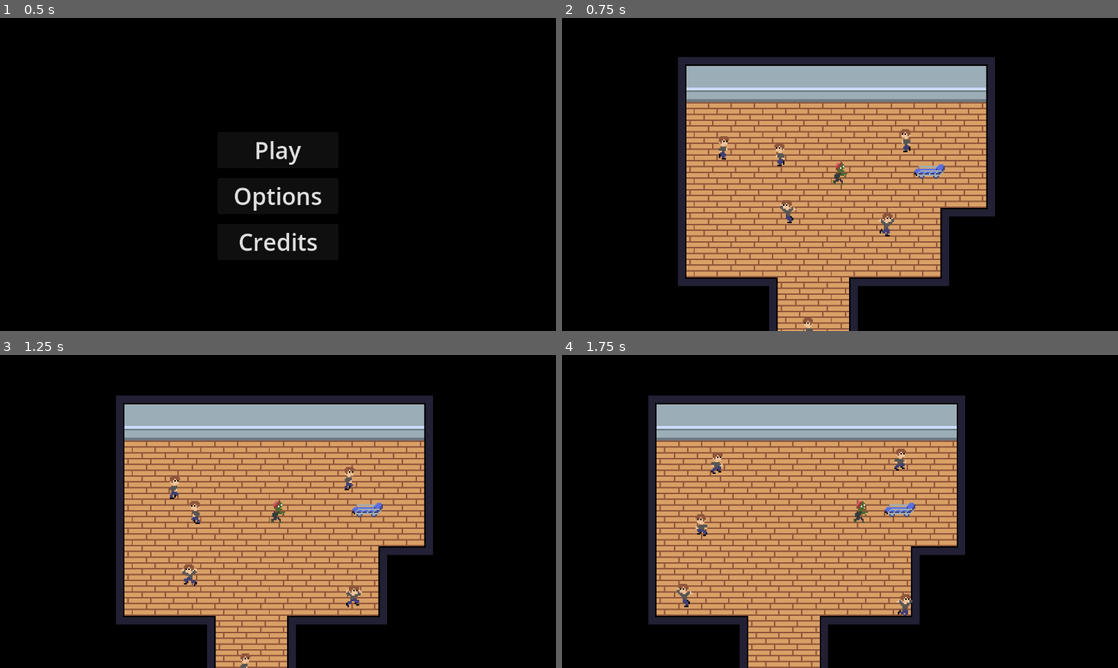
Above: before the commit, frames 1-4 (two rows, left to right).
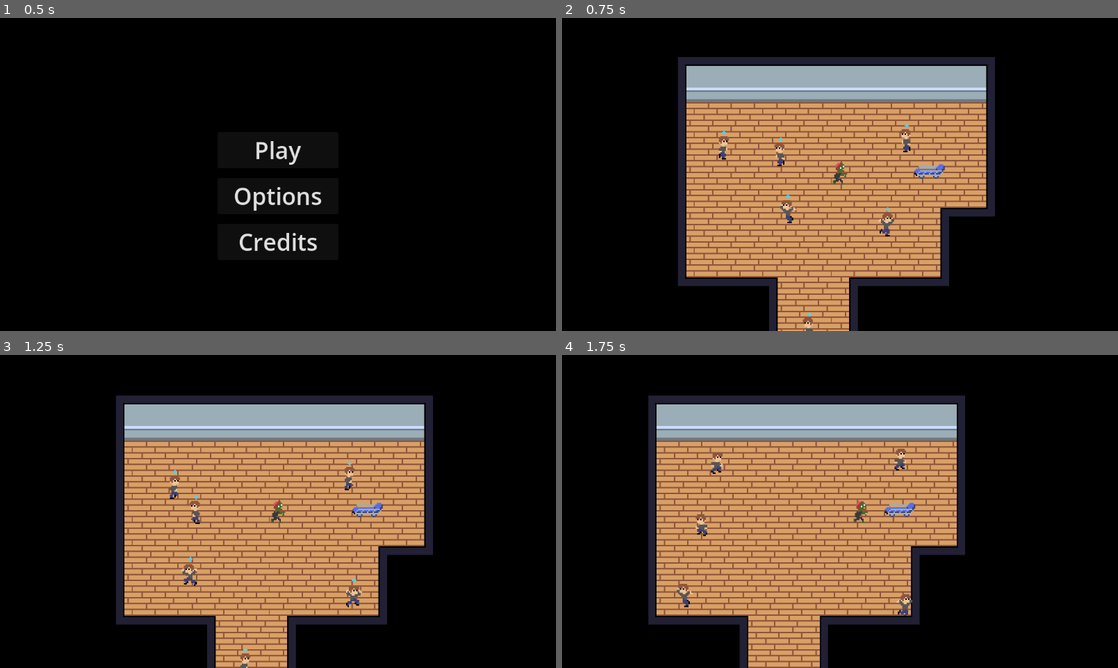
Above: after the commit, the same moments.

Repository: lucasericsson222/gmtk2024
Game: Godot game, scene res://scenes/menu.tscn
Two runs of this game, one before a commit and one after it. Both use one fixed random seed, a clock stepped at 60 frames per second and the inputs below.
Inputs:
- Up to frame 1 (0.5 s): no input
- Up to frame 2 (0.75 s): click "Play" at 0.5 s
- Up to frame 3 (1.25 s): no input
- Up to frame 4 (1.75 s): tap Enter at 1.25 s; hold Right (right) from 1.28 s (still down); hold Space (spread) from 1.28 s (still down)

Frame 1 is identical in both runs. In frame 2, less than 0.1% of the frame differs, in the area x 28-63%, y 33-96%; in frame 3, less than 0.1%; in frame 4, nothing differs.

Commit message:
Added blue cross to represent invulnerability of newly converted humans

Diff:
--- /dev/null
+++ b/scenes/blue_cross.tscn
@@ -0,0 +1,6 @@
+[gd_scene load_steps=2 format=3 uid="uid://dhwhd3dd1ngf"]
+
+[ext_resource type="Texture2D" uid="uid://crm2fabmb53a8" path="res://assets/blue_cross.png" id="1_jpllv"]
+
+[node name="BlueCross" type="Sprite2D"]
+texture = ExtResource("1_jpllv")
--- a/scripts/conversion_component.gd
+++ b/scripts/conversion_component.gd
@@ -13,7 +13,7 @@
 var just_converted = true
 
 var blood_scene = preload("res://scenes/Blood.tscn")
-
+var blue_cross = preload("res://scenes/blue_cross.tscn")
 
 func _ready():
 	animated_sprite.connect("animation_finished", _on_animated_sprite_2d_animation_finished)
@@ -25,8 +25,15 @@
 	timer.start()
 	timer.connect("timeout", _on_timer_timeout)
 
+	if converted_scene_name == "res://scenes/zombie.tscn":
+		var blue_cross_instance = blue_cross.instantiate()
+		blue_cross_instance.position = Vector2(3, -10)
+		add_child(blue_cross_instance)
+
 func _on_timer_timeout():
 	just_converted = false
+	if converted_scene_name == "res://scenes/zombie.tscn":
+		$BlueCross.queue_free()
 
 func _on_body_entered(body: Node2D) -> void:
 	_on_body_or_area_entered(body)
Binary file added: assets/blue_cross.png
Not shown, added: assets/blue_cross.png.import
